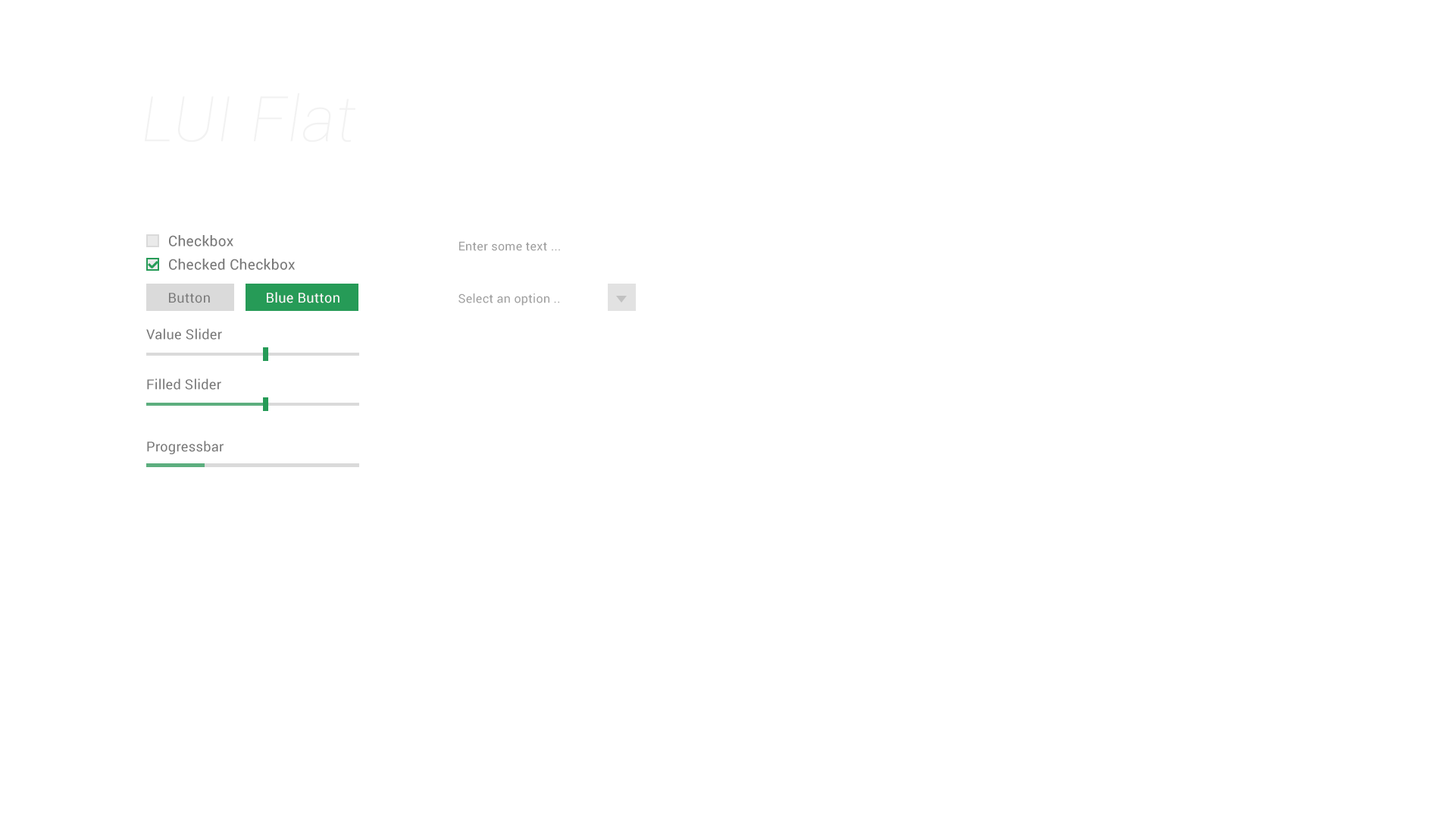
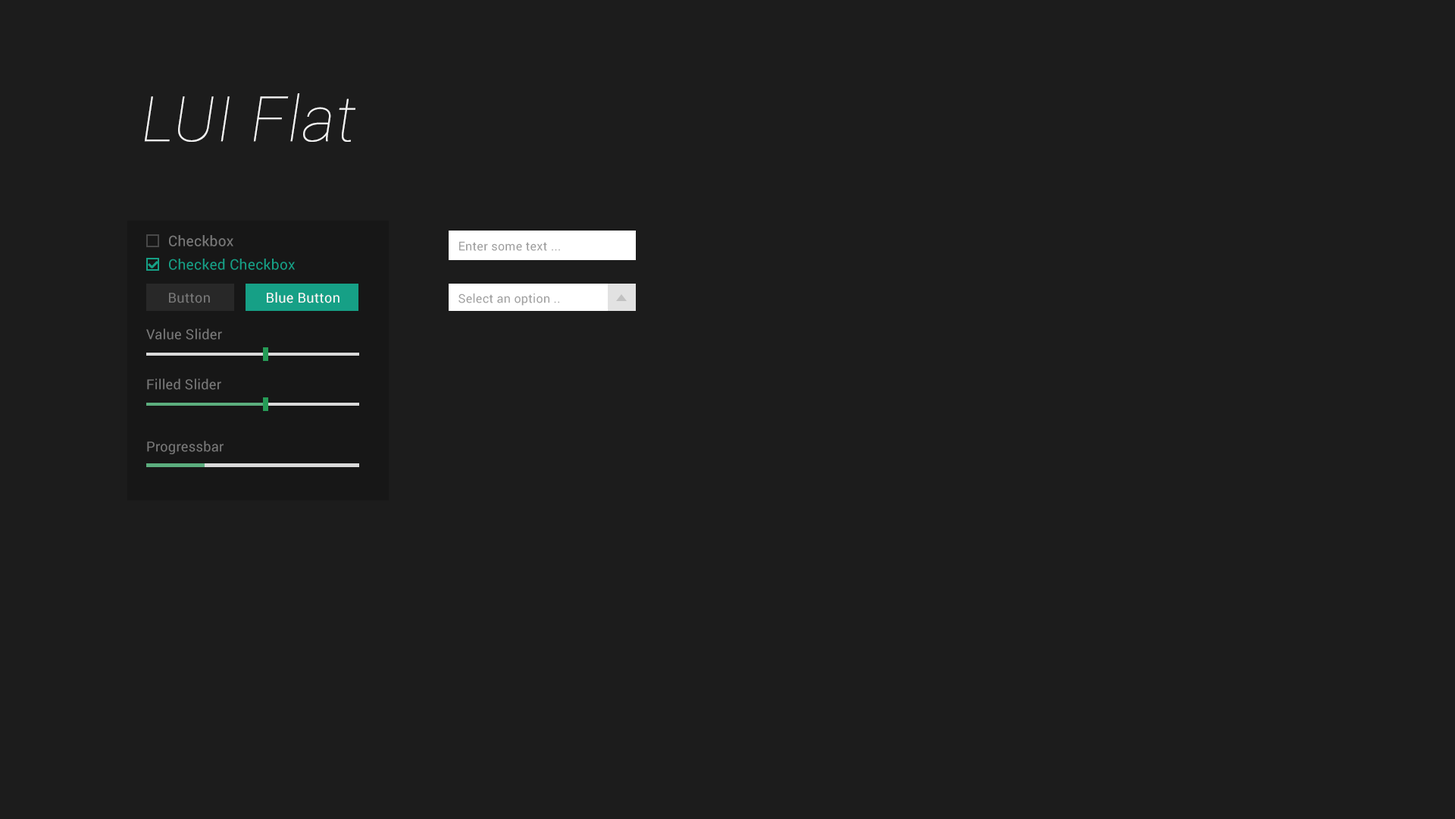
Two versions of the same layered image (1455 × 819). Layer-by-layer changes:
added layer "Rechteck 7 Kopie" in group "Gruppe 4" over left=616, top=294, right=627, bottom=301
hid "Rechteck 7" over left=616, top=295, right=627, bottom=303
painted on "Rechteck 3" (3rd of 4, in "Button Kopie") over left=245, top=283, right=359, bottom=311
painted on "Rechteck 3" (4th of 4, in "Button") over left=146, top=283, right=235, bottom=311
painted on "Rechteck 1" (2nd of 2, in "Checkbox") over left=146, top=234, right=160, bottom=248
showed "Rechteck 8", painted on it over left=127, top=220, right=389, bottom=501
showed "Ebene 0" over left=0, top=0, right=1455, bottom=819
